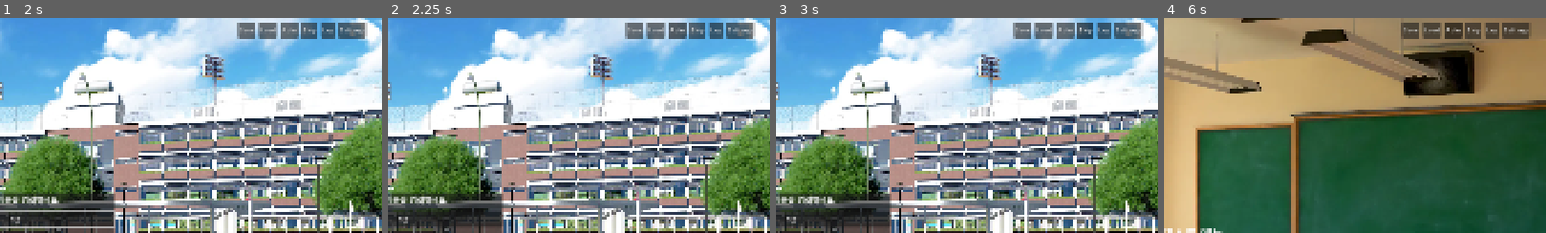
Above: before the commit, frames 1-4 (left to right).
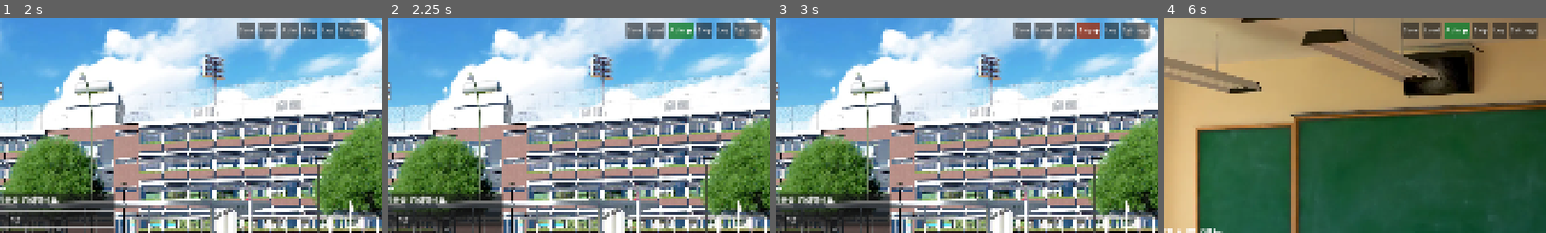
Above: after the commit, the same moments.

Repository: fomula91/godot-m
Game: Godot game, scene res://scenes/title_screen.tscn
Same seed, same stepped clock (60 frames per second), same inputs: the game is played once before the commit and once after it.
Inputs (mouse positions are % of the whole screen's width and height, from its top left):
- Up to frame 1 (2 s): click "시작하기" at 0.5 s; click (50, 47) at 1.27 s; type "12" at 1.35 s
- Up to frame 2 (2.25 s): click "Auto" at 2 s
- Up to frame 3 (3 s): click "Skip" at 2.75 s
- Up to frame 4 (6 s): click "Skip" (after the commit: "Skip ●") at 3.5 s; click "Log" at 4.25 s; click "확인" at 5 s; click "Auto" at 5.75 s
The pictures show only the part of the screen within x 48-98%, y 0-50%; the shares and areas given below are measured in that part.

Frame 1 is identical in both runs. In frame 2, 1.2% of the frame differs, in the area x 73-98%, y 2-10%; in frame 3, 1.0%; in frame 4, 1.2%.

Commit message:
Refactor auto and skip mode toggles in main_scene.gd to improve button styling and functionality. Introduce _update_toggle_style function for consistent button appearance based on active state.

Diff:
--- a/scenes/main_scene.gd
+++ b/scenes/main_scene.gd
@@ -294,22 +294,50 @@
 
 func _toggle_auto(enabled: bool) -> void:
 	_auto_mode = enabled
+	var auto_btn: Button = $UILayer/QuickMenu/AutoBtn
+	var skip_btn: Button = $UILayer/QuickMenu/SkipBtn
 	if enabled:
 		_skip_mode = false
-		$UILayer/QuickMenu/SkipBtn.button_pressed = false
+		skip_btn.button_pressed = false
+		_update_toggle_style(skip_btn, false, "Skip")
+		_update_toggle_style(auto_btn, true, "Auto", Color(0.1, 0.5, 0.2, 0.85))
 		if not dialogue_layer.is_typing() and not choice_panel.visible:
 			auto_timer.start()
 	else:
 		auto_timer.stop()
+		_update_toggle_style(auto_btn, false, "Auto")
 
 
 func _toggle_skip(enabled: bool) -> void:
 	_skip_mode = enabled
+	var auto_btn: Button = $UILayer/QuickMenu/AutoBtn
+	var skip_btn: Button = $UILayer/QuickMenu/SkipBtn
 	if enabled:
 		_auto_mode = false
-		$UILayer/QuickMenu/AutoBtn.button_pressed = false
+		auto_btn.button_pressed = false
+		_update_toggle_style(auto_btn, false, "Auto")
+		_update_toggle_style(skip_btn, true, "Skip", Color(0.6, 0.2, 0.1, 0.85))
 		if not dialogue_layer.is_typing() and not choice_panel.visible:
 			StoryManager.advance()
+	else:
+		_update_toggle_style(skip_btn, false, "Skip")
+
+
+func _update_toggle_style(btn: Button, active: bool, label: String, bg_color: Color = Color.BLACK) -> void:
+	if active:
+		btn.text = label + " ●"
+		var style := StyleBoxFlat.new()
+		style.bg_color = bg_color
+		style.set_corner_radius_all(4)
+		style.set_content_margin_all(4)
+		btn.add_theme_stylebox_override("normal", style)
+		btn.add_theme_stylebox_override("hover", style)
+		btn.add_theme_stylebox_override("pressed", style)
+	else:
+		btn.text = label
+		btn.remove_theme_stylebox_override("normal")
+		btn.remove_theme_stylebox_override("hover")
+		btn.remove_theme_stylebox_override("pressed")
 
 
 # === Quick Save/Load ===
